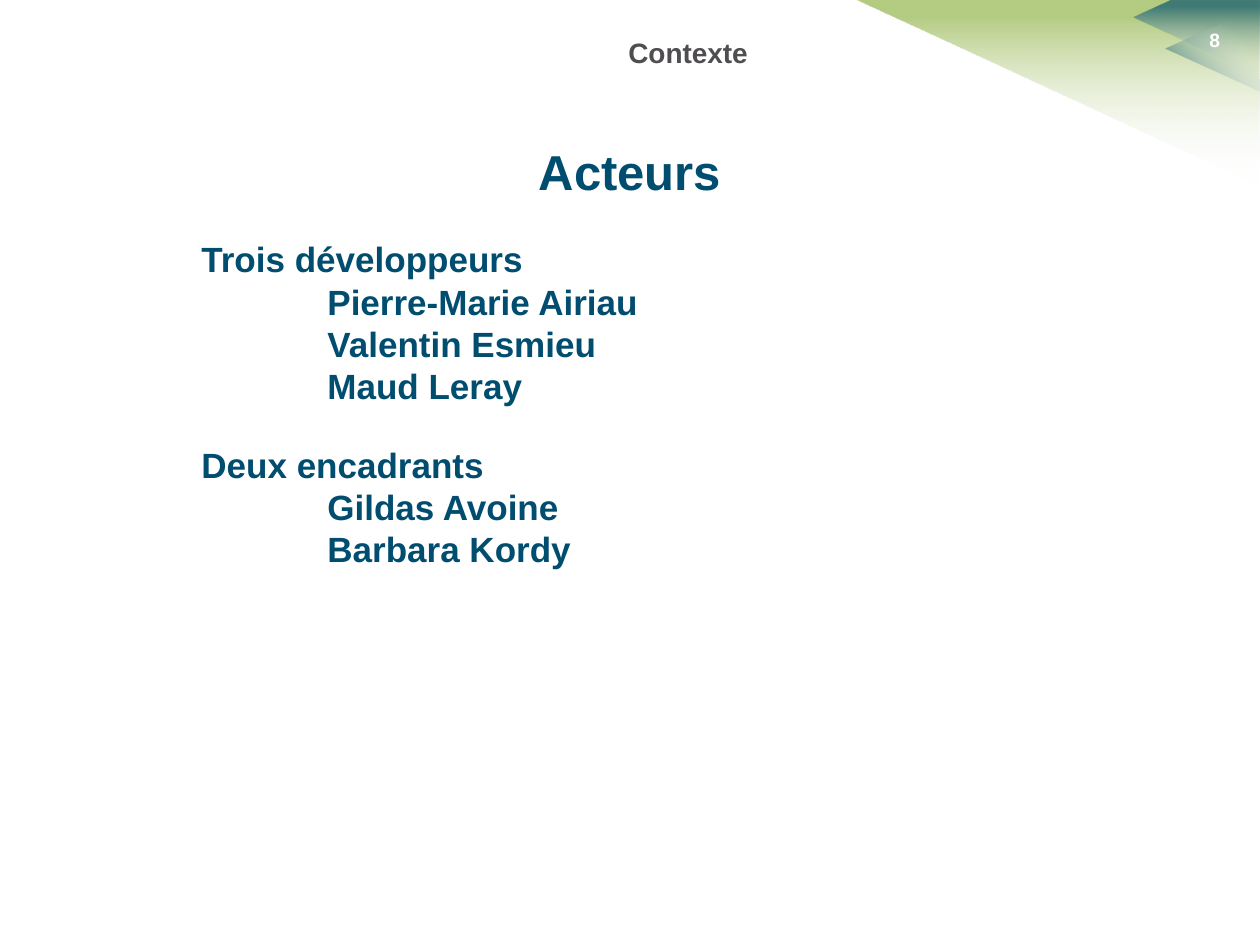
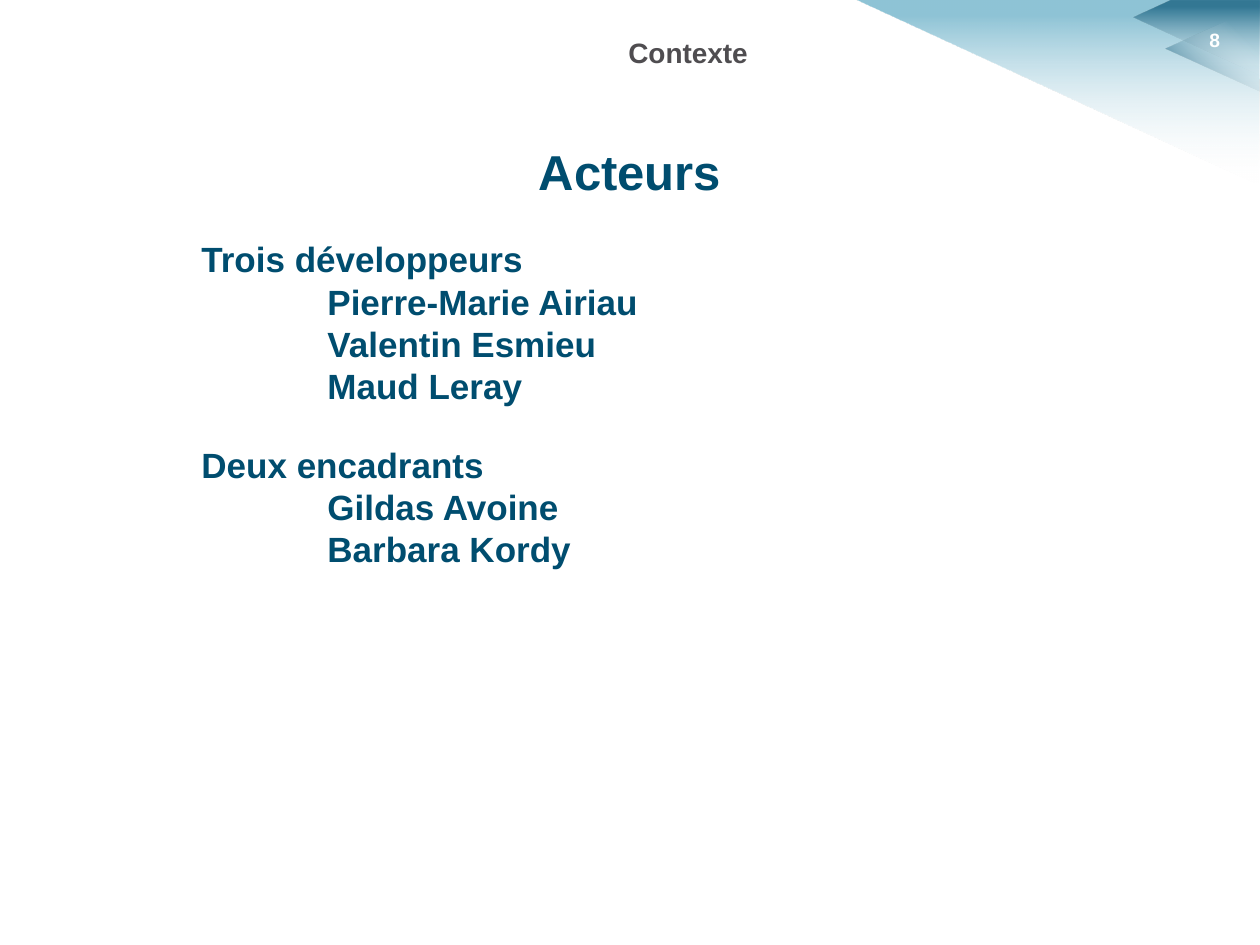
Before and after one commit to HKervadec/korrigolo, a slide deck: slide 8 of soutenances/planification/soutenance_planification.pptx. Drawn at 1260x945 pixels with LibreOffice and Linux fonts; fonts in the diff are those of the drawing; background and template pictures are left out. Boxes give left, top, right and bottom in pixels: in the first picture for what was removed or moved away, otherwise in the second. Text is boxed around its words. In the diff, an @@ line names an element or a change of style, - is before the commit and + after.

```diff
--- a/soutenances/planification/soutenance_planification.pptx
+++ b/soutenances/planification/soutenance_planification.pptx
@@ freeform shape at (856,0,1260,185): fill gradient #FFFFFF to #9BBB59 to gradient #FFFFFF to #6BB1C9 @@
```
Also in this commit, not shown: 20 other slides changed, 2 slides added, 2 slides removed, 2 other files.
